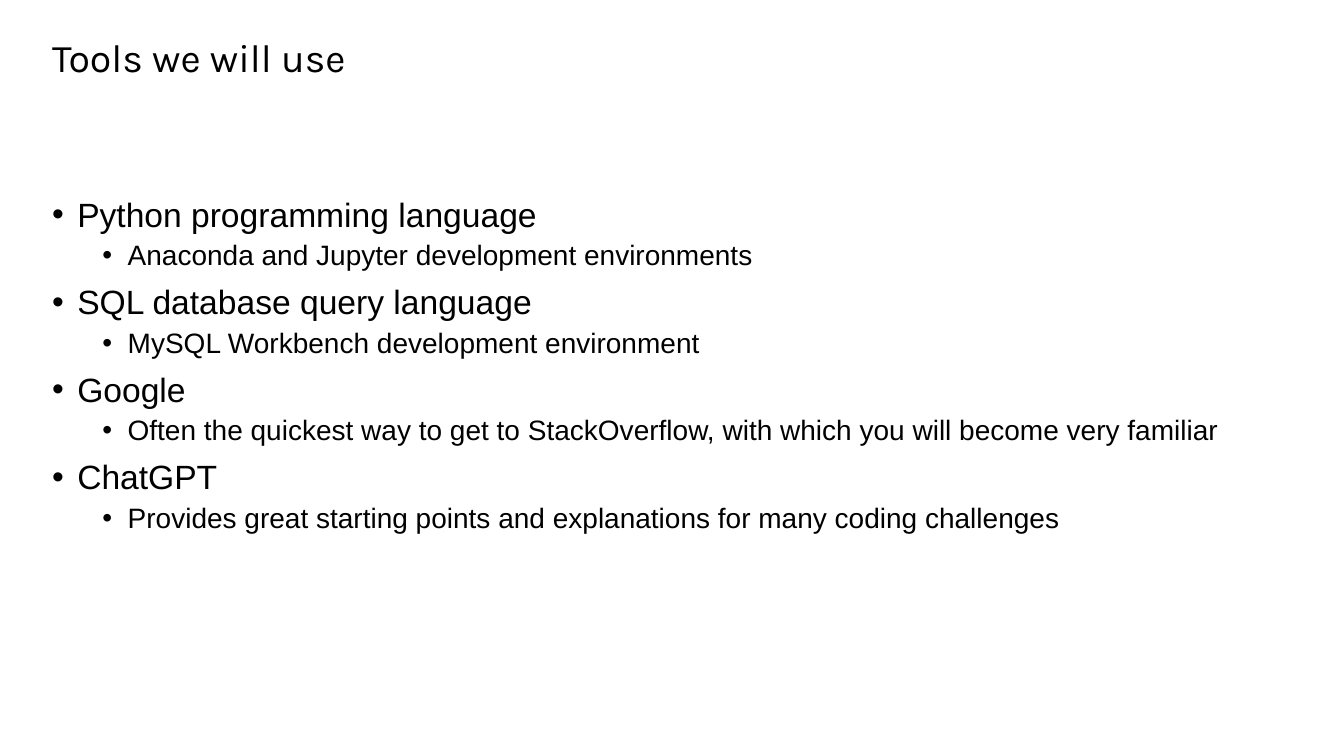
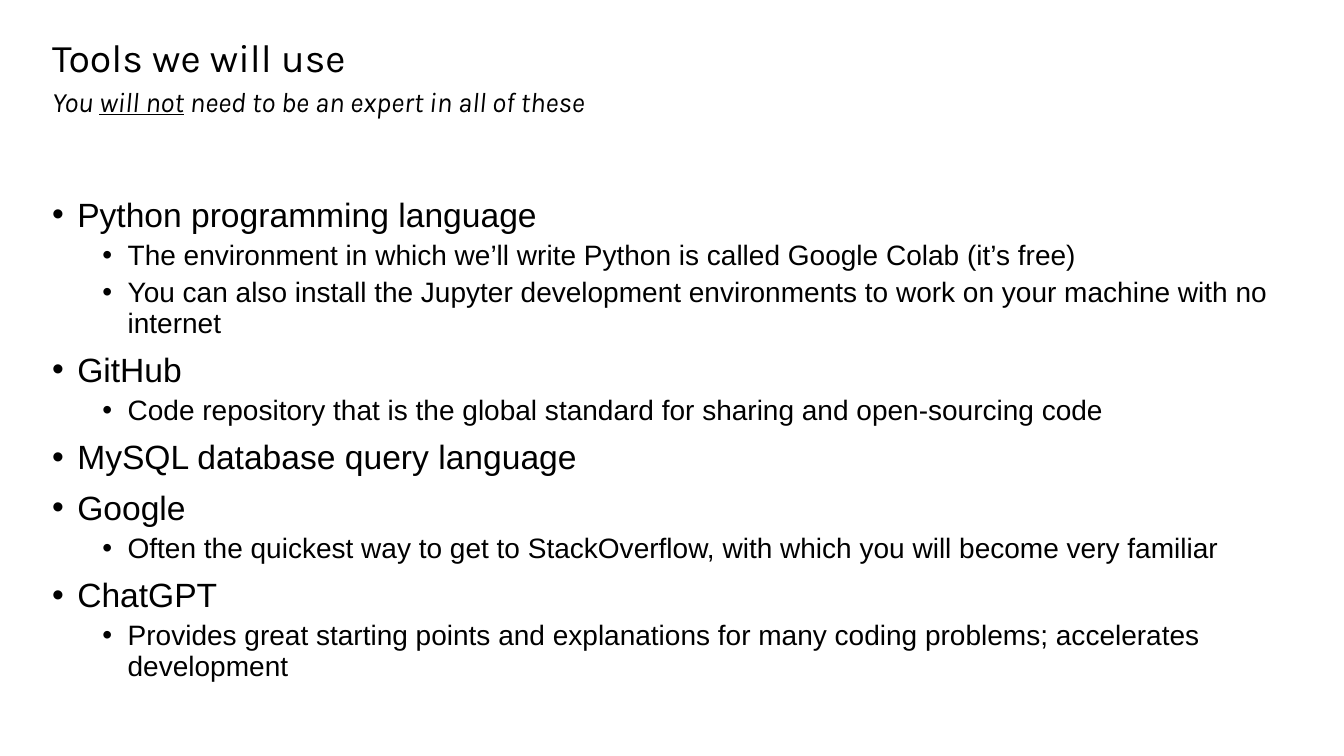
Before and after one commit to tobypenk/data-bootcamp, a slide deck: slide 8 of week 1/Session 1.pptx (slide 6 before the commit). Drawn at 1344x756 pixels with LibreOffice and Linux fonts; fonts in the diff are those of the drawing. Boxes give left, top, right and bottom in pixels: in the first picture for what was removed or moved away, otherwise in the second. Text is boxed around its words. In the diff, an @@ line names an element or a change of style, - is before the commit and + after.

```diff
--- a/week 1/Session 1.pptx
+++ b/week 1/Session 1.pptx
@@ title at (52,45,585,119): text changed; size 28 to 20 pt; italic on @@
-Tools we will use
+Tools we will use
+You will not need to be an expert in all of these
@@ text at (77,244,1267,476): text changed @@
-  • Anaconda and Jupyter development environments
-• SQL database query language
-  • MySQL Workbench development environment
+  • The environment in which we’ll write Python is called Google Colab (it’s free)
+  • You can also install the Jupyter development environments to work on your machine with no internet
+• GitHub
+  • Code repository that is the global standard for sharing and open-sourcing code
+• MySQL database query language
@@ text at (128,624,1199,681): text changed @@
-  • Provides great starting points and explanations for many coding challenges
+  • Provides great starting points and explanations for many coding problems; accelerates development
```
Also in this commit, not shown: 4 other slides changed, 4 slides added, 9 slides removed, 1 other file.
